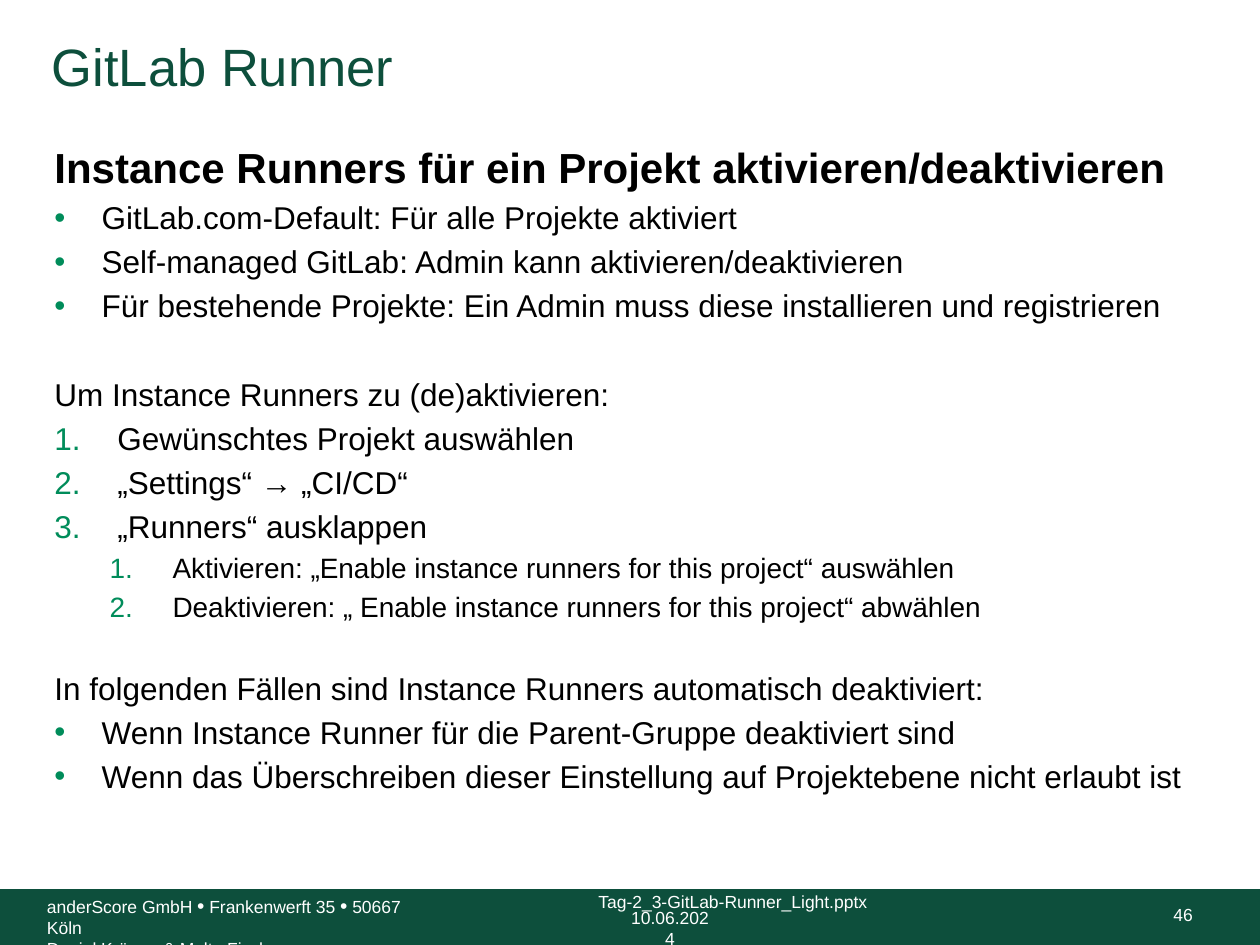
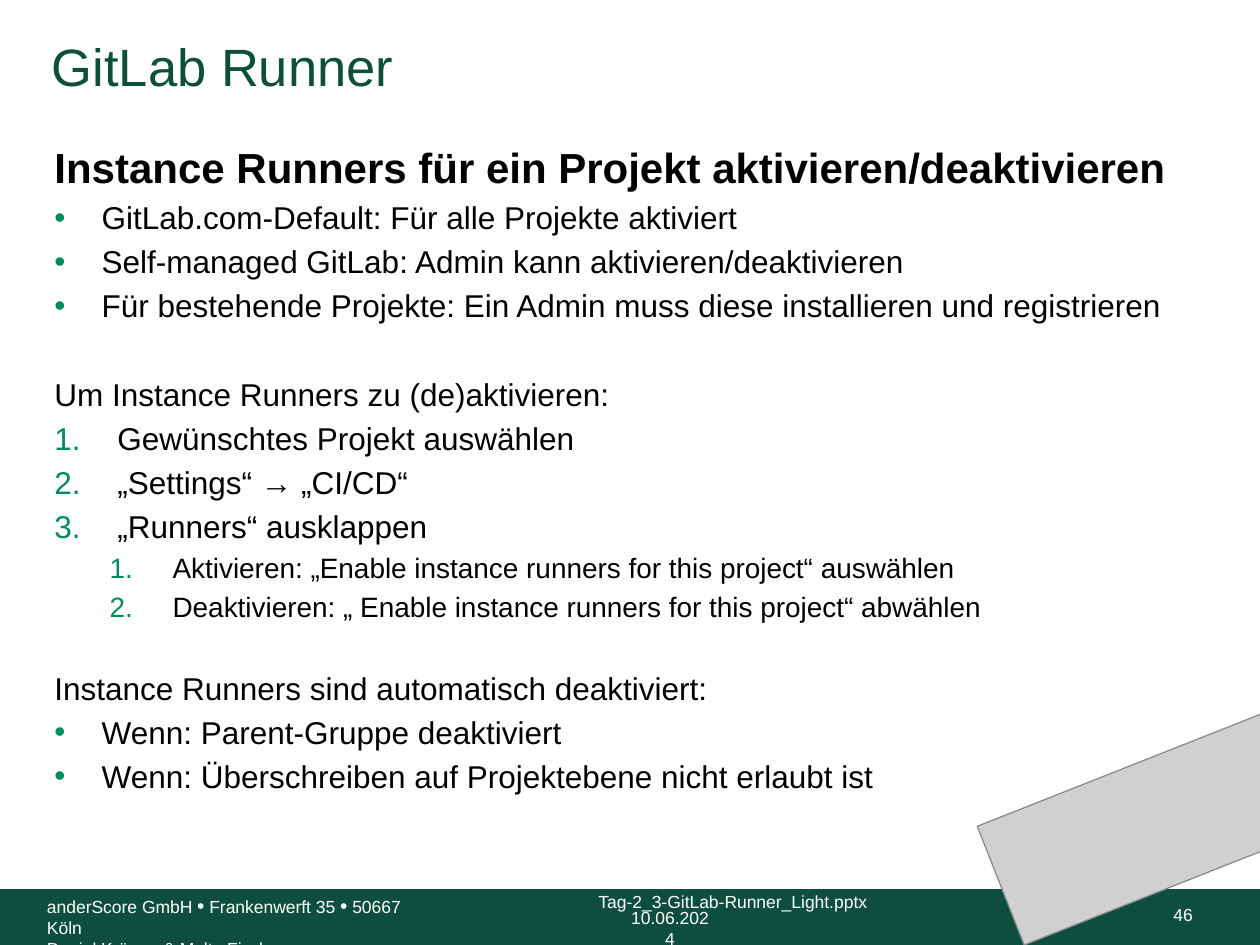
Before and after one commit to anderscore-gmbh/gitlab, a slide deck: slide 46 of slides/Tag-2_3-GitLab-Runner_Light.pptx. Drawn at 1260x945 pixels with LibreOffice and Linux fonts; fonts in the diff are those of the drawing; grey boxes stand for pictures; background and template pictures are left out. Boxes give left, top, right and bottom in pixels: in the first picture for what was removed or moved away, otherwise in the second. Text is boxed around its words. In the diff, an @@ line names an element or a change of style, - is before the commit and + after.

```diff
--- a/slides/Tag-2_3-GitLab-Runner_Light.pptx
+++ b/slides/Tag-2_3-GitLab-Runner_Light.pptx
@@ text at [54,677,872,794]: text changed @@
-In folgenden Fällen sind Instance Runners automatisch deaktiviert:
-• Wenn Instance Runner für die Parent-Gruppe deaktiviert sind
-• Wenn das Überschreiben dieser Einstellung auf Projektebene nicht erlaubt ist
+Instance Runners sind automatisch deaktiviert:
+• Wenn: Parent-Gruppe deaktiviert
+• Wenn: Überschreiben auf Projektebene nicht erlaubt ist
@@ picture added at [978,713,1260,944] @@
```
Also in this commit, not shown: 67 other slides changed.
